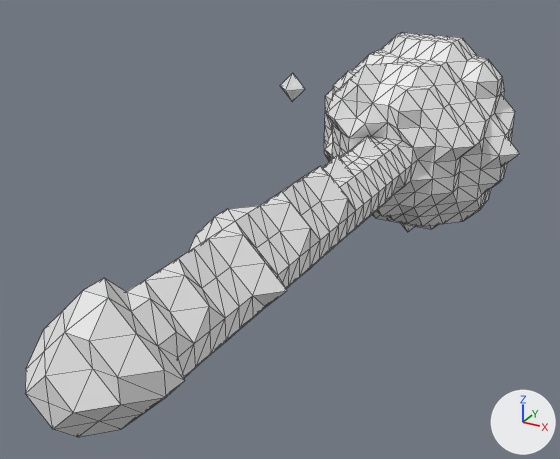
One commit to the OBJ model pytorch/pcds/all_mesh/03636649/2e3679df6678e8776908456c5f4ff3f3.obj: the scene before it, then after it.
One viewpoint serves both versions: a camera (50 mm lens) standing at (0.232, -0.5, 0.228) and looking at (-0.042, -0.001, -0.022). The lights are fixed; the arrows at lower right show +X, +Y and +Z. The picture after the commit comes second. Mesh edges are drawn as thin lines. Where no turn or scale is listed for an object, it has been applied to the vertices. Vertices at exactly the same position are counted once.

In view in the first picture: '2e3679df6678e8776908456c5f4ff3f3'.
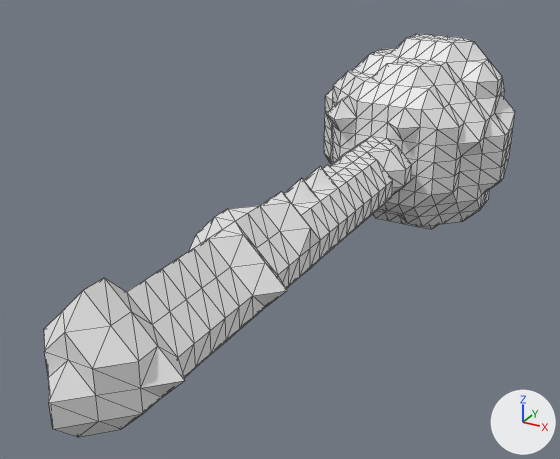
Changed parts and their boxes (x1, y1, x2, y2) in the pictures (560 x 459 px; the box of a moved part takes in the faces that stretch with it):
'2e3679df6678e8776908456c5f4ff3f3', reshaped
    before: (25, 33, 520, 437)
    after: (44, 34, 515, 437)
part 1 of me_2e3679df6678e8776908456c5f4ff3f3, deleted
    before: (280, 73, 305, 102)
part 2 of me_2e3679df6678e8776908456c5f4ff3f3, moved or reshaped
    before: (282, 33, 520, 232)
    after: (284, 38, 509, 224)
part 3 of me_2e3679df6678e8776908456c5f4ff3f3, moved or reshaped
    before: (25, 259, 225, 429)
    after: (44, 259, 210, 421)

Diff of the bpy script that builds the scene:
```diff
--- a/pytorch/pcds/all_mesh/03636649/2e3679df6678e8776908456c5f4ff3f3.obj.py
+++ b/pytorch/pcds/all_mesh/03636649/2e3679df6678e8776908456c5f4ff3f3.obj.py
@@ me_2e3679df6678e8776908456c5f4ff3f3 @@
 # used by ob_2e3679df6678e8776908456c5f4ff3f3; location = (0.0, 0.0, 0.0)
-me_2e3679df6678e8776908456c5f4ff3f3.from_pydata(...)  # 637 vertices, 1260 faces; spans x -0.172..0.094, y -0.281..0.297, z -0.109..0.094
+me_2e3679df6678e8776908456c5f4ff3f3.from_pydata(...)  # 614 vertices, 1218 faces; spans x -0.109..0.078, y -0.281..0.297, z -0.094..0.094
+# me_2e3679df6678e8776908456c5f4ff3f3 part 1: the loose piece of 6 vertices spanning x -0.172..-0.141, y 0.219..0.25, z 0.016..0.047 is deleted
+# me_2e3679df6678e8776908456c5f4ff3f3 part 2: 2 vertices moved from x -0.062..-0.016, y 0.188..0.281, z -0.078..0.031 to x -0.062..-0.016, y 0.188..0.266, z -0.063..0.031; 59 vertices removed from x -0.109..0.094, y -0.031..0.297, z -0.109..0.094; 49 vertices added at x -0.094..0.078, y -0.031..0.281, z -0.094..0.094
+# me_2e3679df6678e8776908456c5f4ff3f3 part 3: 1 vertex moved from x -0.016, y -0.281, z 0.016 to x -0.016, y -0.266, z 0.016; 16 vertices removed from x -0.047..0.031, y -0.281..-0.188, z -0.047..0.047; 9 vertices added at x -0.031..0.016, y -0.266..-0.188, z -0.031..0.031
```
